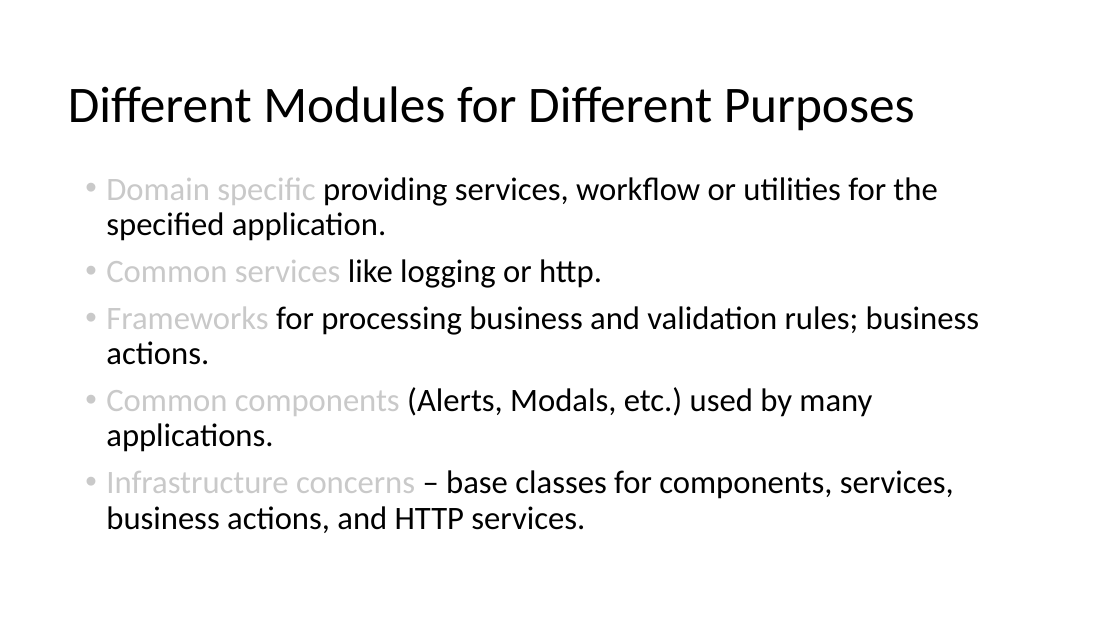
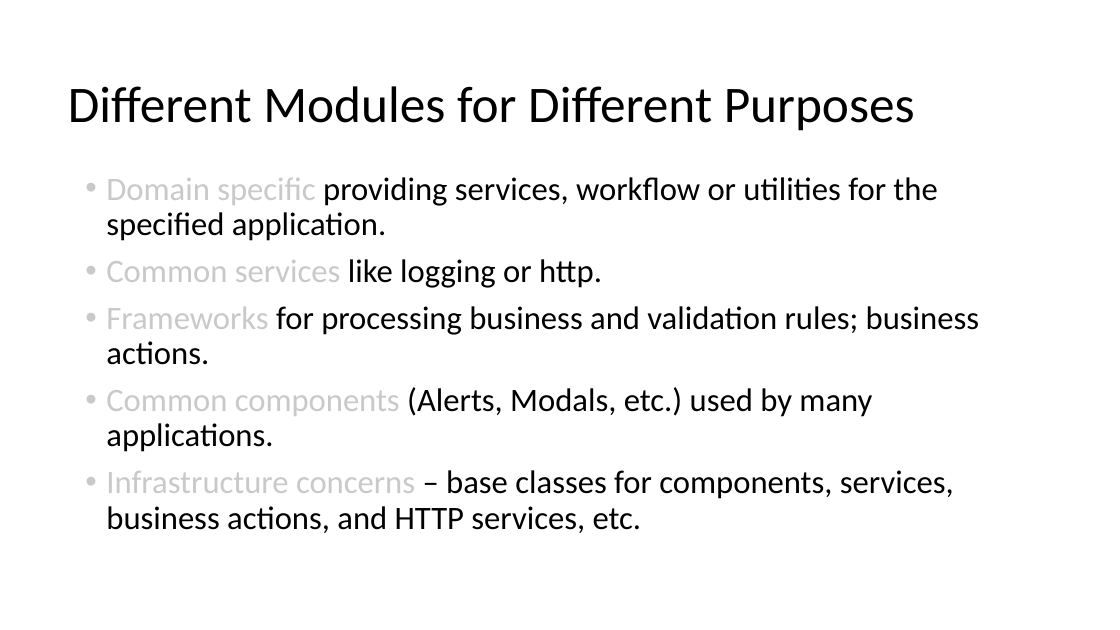
Before and after one commit to buildmotion/custom-angular-modules, a slide deck: slide 23 of presentation/custom-angular-modules.pptx. Drawn at 1120x630 pixels with LibreOffice and Linux fonts; fonts in the diff are those of the drawing. Boxes give left, top, right and bottom in pixels: in the first picture for what was removed or moved away, otherwise in the second. Text is boxed around its words. In the diff, an @@ line names an element or a change of style, - is before the commit and + after.

```diff
--- a/presentation/custom-angular-modules.pptx
+++ b/presentation/custom-angular-modules.pptx
@@ text at (x1=106, y1=470, x2=954, y2=533): text changed @@
-• Infrastructure concerns – base classes for components, services, business actions, and HTTP services.
+• Infrastructure concerns – base classes for components, services, business actions, and HTTP services, etc.
```
Also in this commit, not shown: 4 other slides changed.
